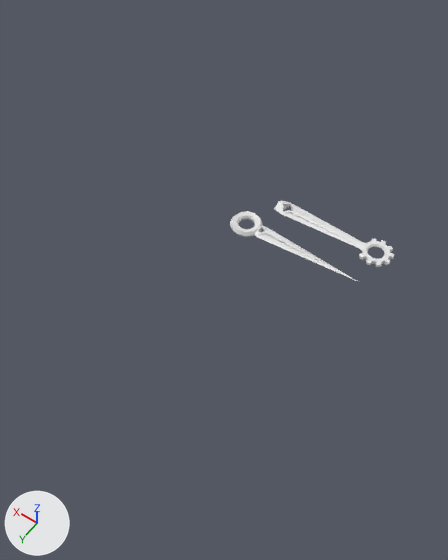
A saved change to the Blender file _3dObjects/Clockwork Creatures.blend.
Camera for both pictures: a camera (50 mm lens) standing at (-5.39, 9.42, 10.67) and looking at (-0.69, 2.85, 0.35). Every picture has the same lights, and +X, +Y and +Z are marked at lower left. Materials are left out; every surface is plain grey.

In view in the first picture: 'Clock_Hand_v002', 'Clock_Hand_v004'.
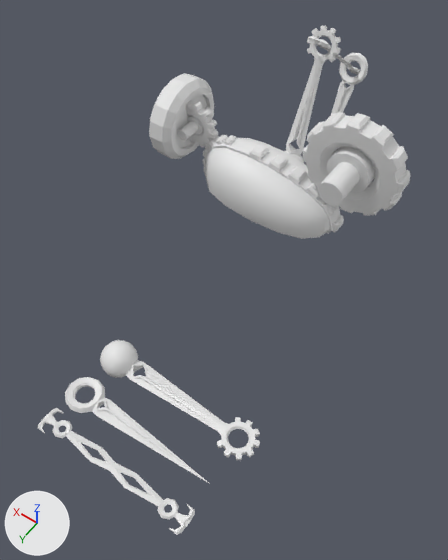
What differs and where, as boxes [x1, y1, x2, y2] in the pictures (448 x 560 px):
'Plane', added: after [204, 138, 330, 239]
'Gear_v001.001', added: after [303, 112, 410, 216]
'Clock_Hand_v004', moved: before [274, 200, 394, 267]; after [125, 360, 260, 460]
'Clock_Hand_v002', moved: before [230, 211, 357, 281]; after [65, 377, 210, 484]
'Cylinder.002', added: after [149, 73, 214, 159]
'Joint.001', added: after [284, 25, 368, 163]
'Clock_Hand_v003', shown: after [38, 408, 195, 535]
'Cylinder', added: after [318, 147, 375, 206]
'Joint', shown: after [100, 340, 138, 378]
'Plane.002', added: after [203, 138, 340, 234]
'Gear Thingies Back', added: after [249, 144, 344, 232]
'Gear_v001.002', added: after [186, 100, 218, 147]
'Cylinder.001', added: after [178, 107, 214, 141]
'Gear Thingies Head', added: after [203, 135, 236, 163]

The change, as a list of edits to the scene's bpy script:
```text
Add cu_gear_curve:
    cu_gear_curve = bpy.data.curves.new('Gear Curve', 'CURVE')
    cu_gear_curve.dimensions = '3D'
    _sp = cu_gear_curve.splines.new('POLY'); _sp.points.add(12)
    _sp.points.foreach_set('co', [-1.752, 0.0, 0.0788, 0.0, -1.862, 0.0, 0.259, 0.0, -1.777, 0.0, 0.555, 0.0, -1.568, 0.0, 0.796, 0.0, -1.226, 0.0, 0.986, 0.0, -0.672, 0.0, 1.152, 0.0, -0.00578, 0.0, 1.263, 0.0, 0.662, 0.0, 1.299, 0.0, 1.222, 0.0, 1.237, 0.0, 1.595, 0.0, 1.053, 0.0, 1.784, 0.0, 0.774, 0.0, 1.862, 0.0, 0.384, 0.0, 1.71, 0.0, 0.0325, 0.0])
    _sp.order_v = 0
    _sp.resolution_v = 0
    _sp.use_endpoint_u = True
    _sp.use_smooth = False
    cu_gear_curve.fill_mode = 'FULL'
Change ob_clock_hand_v002:
    ob_clock_hand_v002.location: (0.0, 0.97, 0.0) -> (0.0, 6.42, 0.0)
Change ob_clock_hand_v003:
    remove ob_clock_hand_v003.hide_set(True)
Change ob_joint:
    ob_joint.location: (0.0, 0.0, 0.0) -> (0.0, 5.45, 0.0)
    remove ob_joint.hide_set(True)
Add ob_joint_001:
    ob_joint_001 = bpy.data.objects.new('Joint.001', me_cube_017)  # 826 vertices, 841 faces; spans x -0.4..0.4, y -3.09..1.45, z -3.23..0.38
    ob_joint_001.location = (0.0, -0.84, 0.49)
    ob_joint_001.rotation_euler = (-1.571, 0.0, 0.0)  # degrees (-90, 0, 0)
Add ob_gear_thingies_head:
    ob_gear_thingies_head = bpy.data.objects.new('Gear Thingies Head', me_plane_005.copy())  # the mesh of ob_gear_thingies_head; modifiers ARRAY, CURVE, SHRINKWRAP, SOLIDIFY, BEVEL
    ob_gear_thingies_head.location = (3.65, 0.0, 0.0)
    ob_gear_thingies_head.scale = (0.37, 0.37, 0.37)
Add ob_plane_002:
    ob_plane_002 = bpy.data.objects.new('Plane.002', me_plane_002.copy())  # the mesh of ob_plane_002
    ob_plane_002.location = (0.0, 0.0, 0.0)
Add ob_gear_curve:
    ob_gear_curve = bpy.data.objects.new('Gear Curve', cu_gear_curve)
    ob_gear_curve.location = (0.0, 0.0, 0.0)
Add ob_gear_thingies_back:
    ob_gear_thingies_back = bpy.data.objects.new('Gear Thingies Back', me_plane_004.copy())  # the mesh of ob_gear_thingies_back; modifiers ARRAY, CURVE, SHRINKWRAP, SOLIDIFY, BEVEL
    ob_gear_thingies_back.location = (0.26, 0.0, 0.0)
    ob_gear_thingies_back.scale = (0.37, 0.37, 0.37)
Add ob_cylinder_002:
    ob_cylinder_002 = bpy.data.objects.new('Cylinder.002', me_cylinder_002)  # 128 vertices, 114 faces; spans x -1.0..1.0, y -1.0..1.0, z -0.29..0.29
    ob_cylinder_002.location = (2.53, 0.0, 1.3)
    ob_cylinder_002.rotation_euler = (0.0, 1.571, 0.0)  # degrees (0, 90, 0)
Add ob_cylinder_001:
    ob_cylinder_001 = bpy.data.objects.new('Cylinder.001', me_cylinder_001.copy())  # the mesh of ob_cylinder_001; modifiers MIRROR
    ob_cylinder_001.location = (2.15, 0.0, 1.3)
    ob_cylinder_001.rotation_euler = (1.571, -0.289, 0.0)  # degrees (90, -17, 0)
    ob_cylinder_001.scale = (0.234, 0.234, 0.339)
Add ob_gear_v001_002:
    ob_gear_v001_002 = bpy.data.objects.new('Gear_v001.002', me_gear_006.copy())  # the mesh of ob_gear_v001_002
    ob_gear_v001_002.location = (2.15, 0.0, 1.3)
    ob_gear_v001_002.rotation_euler = (1.571, 0.137, 0.0)  # degrees (90, 7.8, 0)
    ob_gear_v001_002.scale = (0.59, 0.59, 0.59)
Add ob_cylinder:
    ob_cylinder = bpy.data.objects.new('Cylinder', me_cylinder.copy())  # the mesh of ob_cylinder; modifiers MIRROR
    ob_cylinder.location = (-1.93, 0.0, 2.09)
    ob_cylinder.rotation_euler = (1.571, -0.177, 0.0)  # degrees (90, -10, 0)
    ob_cylinder.scale = (0.479, 0.479, 0.339)
Add ob_gear_v001_001:
    ob_gear_v001_001 = bpy.data.objects.new('Gear_v001.001', me_gear_005.copy())  # the mesh of ob_gear_v001_001
    ob_gear_v001_001.location = (-1.93, 0.0, 2.09)
    ob_gear_v001_001.rotation_euler = (1.571, -0.155, 0.0)  # degrees (90, -8.9, 0)
    ob_gear_v001_001.scale = (1.29, 1.29, 1.29)
Add ob_plane:
    ob_plane = bpy.data.objects.new('Plane', me_plane.copy())  # the mesh of ob_plane
    ob_plane.location = (0.0, 0.0, 0.0)
```
